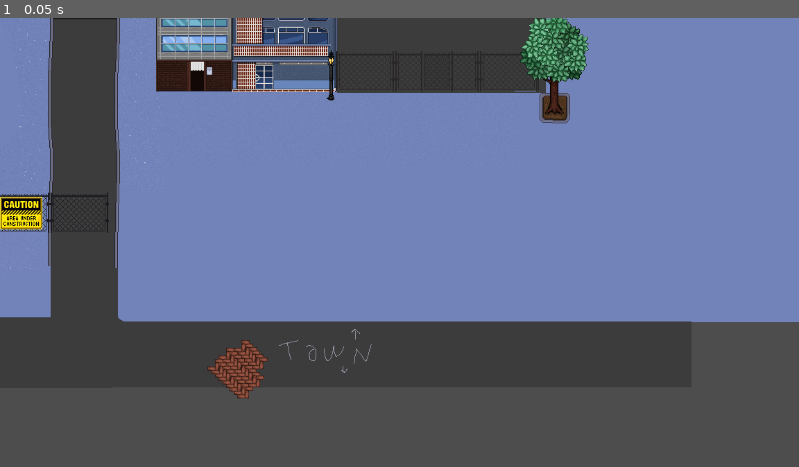
Above: before the commit, frame 1.
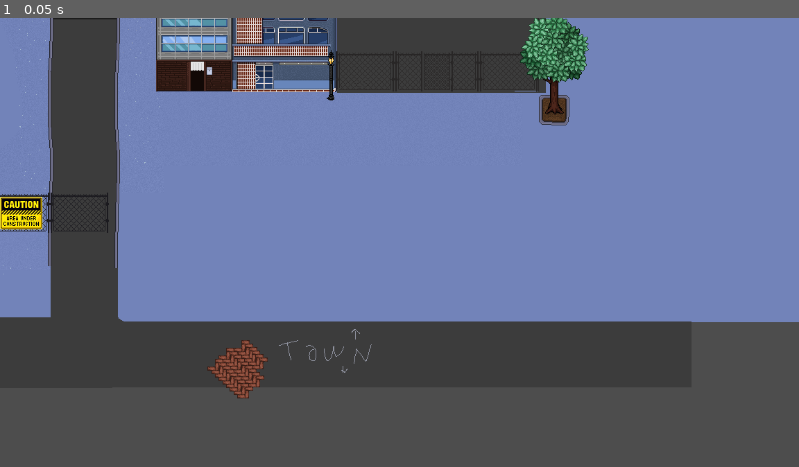
Above: after the commit, the same moment.

Repository: porkbrain/dont-count-the-sheep
Game: Godot game, scene res://assets/scenes/downtown.tscn
Same seed, same stepped clock (60 frames per second), same inputs: the game is played once before the commit and once after it. The project has no main scene, so this scene is started directly.
Inputs:
- Up to frame 1 (0.05 s): no input

The runs differ from the first frame. In frame 1, 0.1% of the frame differs, in the area x 67-72%, y 16-25%.

Commit message:
downtown & emoji
mall dots gone, new bulding, bigger downtown map, emoji atlas updated (second and third emoji in a second row is the animation for 'too awake to go to sleep' or any 'no')

Diff:
--- a/main_game/assets/scenes/downtown.tscn
+++ b/main_game/assets/scenes/downtown.tscn
@@ -1,39 +1,40 @@
-[gd_scene load_steps=39 format=3 uid="uid://dtow2k2vgk8kg"]
-
-[ext_resource type="Texture2D" uid="uid://ctujtb5gwqvre" path="res://assets/downtown/bg.png" id="1_ac7tb"]
-[ext_resource type="Texture2D" uid="uid://kqhfsst8cp0b" path="res://assets/downtown/ac_atlas.png" id="2_vxd7e"]
-[ext_resource type="Texture2D" uid="uid://fvsk7527x314" path="res://assets/downtown/water_dispenser.png" id="3_mnq47"]
-[ext_resource type="Texture2D" uid="uid://ccpux3rqyc01t" path="res://assets/downtown/bamboo_rooftop.png" id="4_uahdt"]
-[ext_resource type="Texture2D" uid="uid://cve0p1fj5bjp3" path="res://assets/downtown/recycle_bin.png" id="5_her3o"]
-[ext_resource type="Texture2D" uid="uid://c7pfatjf403l5" path="res://assets/downtown/cone.png" id="6_4cklq"]
-[ext_resource type="Texture2D" uid="uid://bmy3x3gvi867d" path="res://assets/downtown/black_bin.png" id="7_p1j5y"]
-[ext_resource type="Texture2D" uid="uid://d1y5l8pmrdloy" path="res://assets/downtown/robot.png" id="8_s4pbl"]
-[ext_resource type="Texture2D" uid="uid://dlc054120cn8l" path="res://assets/downtown/swing.png" id="9_gwh2v"]
-[ext_resource type="Texture2D" uid="uid://b75yq8snj53yw" path="res://assets/downtown/trashcan_tables.png" id="10_nyc25"]
-[ext_resource type="Texture2D" uid="uid://d2v4j1m6u8ek1" path="res://assets/environment/beer.png" id="11_e3pff"]
-[ext_resource type="Texture2D" uid="uid://djc7g7t6dy3wa" path="res://assets/downtown/truck.png" id="12_mwj3x"]
-[ext_resource type="Texture2D" uid="uid://dh2sjhvbvlj0y" path="res://assets/downtown/tree.png" id="13_7q235"]
-[ext_resource type="Texture2D" uid="uid://c6bjetxf4tjpq" path="res://assets/downtown/mall.png" id="13_jgs6s"]
-[ext_resource type="Texture2D" uid="uid://b54rhfp4mdr1d" path="res://assets/downtown/lamp.png" id="14_8uy80"]
-[ext_resource type="Texture2D" uid="uid://7iyu03tse1f0" path="res://assets/downtown/briza.png" id="16_xr53b"]
-[ext_resource type="Texture2D" uid="uid://cpagv4vgk17ov" path="res://assets/downtown/wired_fence.png" id="17_5ai3x"]
-[ext_resource type="Texture2D" uid="uid://d28l4plhavno" path="res://assets/downtown/front_field.png" id="18_yr0u5"]
-[ext_resource type="Texture2D" uid="uid://deq70sixg36ra" path="res://assets/downtown/house_plantshoptrio.png" id="19_fdu3c"]
-[ext_resource type="Texture2D" uid="uid://dqvep7ugj5h2e" path="res://assets/downtown/tree_pot.png" id="20_kpivv"]
-[ext_resource type="Texture2D" uid="uid://dj4h0df73poo0" path="res://assets/downtown/compound_gate.png" id="20_o0xfm"]
-[ext_resource type="Texture2D" uid="uid://c3jrebwaemnlt" path="res://assets/downtown/umbrella_chair.png" id="20_sy6x1"]
-[ext_resource type="Texture2D" uid="uid://dpj7jnsvxyfvt" path="res://assets/environment/water_bottle_half.png" id="21_8m32a"]
-[ext_resource type="Texture2D" uid="uid://bodg01kctbo3d" path="res://assets/downtown/praha_building.png" id="21_sq8gl"]
-[ext_resource type="Texture2D" uid="uid://crl8brm7m7obp" path="res://assets/downtown/building_duo.png" id="22_bl5xi"]
-[ext_resource type="Texture2D" uid="uid://dm414iyf3bdnr" path="res://assets/downtown/construction_site_sign.png" id="22_m6eml"]
-[ext_resource type="Texture2D" uid="uid://cvpb63r4tafm8" path="res://assets/downtown/tower.png" id="23_7ng4s"]
-[ext_resource type="Texture2D" uid="uid://cjkde3a6ochx7" path="res://assets/downtown/barn.png" id="23_av7fi"]
-[ext_resource type="Texture2D" uid="uid://ctd21n83m0nwc" path="res://assets/downtown/clinic.png" id="25_ukjmq"]
-[ext_resource type="Texture2D" uid="uid://cyd2vttksmhrg" path="res://assets/downtown/zabradli.png" id="26_nm5hp"]
-[ext_resource type="Texture2D" uid="uid://d4d4x4dbmu2f" path="res://assets/downtown/big_tree.png" id="28_6tavv"]
-[ext_resource type="Texture2D" uid="uid://dqqvboiu7sjg4" path="res://assets/downtown/jehlicnan.png" id="29_j62ep"]
-[ext_resource type="Texture2D" uid="uid://d2ainwkym4lxy" path="res://assets/downtown/fancy_stairs.png" id="32_01aim"]
-[ext_resource type="Texture2D" uid="uid://04yhpl0qtq7g" path="res://assets/downtown/fancy_sloupky.png" id="33_lx3i7"]
+[gd_scene load_steps=40 format=3 uid="uid://dtow2k2vgk8kg"]
+
+[ext_resource type="Texture2D" uid="uid://b5pepyrbokdp7" path="res://assets/downtown/bg.png" id="1_ac7tb"]
+[ext_resource type="Texture2D" uid="uid://dhtpl0f15gojd" path="res://assets/downtown/ac_atlas.png" id="2_vxd7e"]
+[ext_resource type="Texture2D" uid="uid://od7278drijk8" path="res://assets/downtown/water_dispenser.png" id="3_mnq47"]
+[ext_resource type="Texture2D" uid="uid://bwt8l2nfovdrb" path="res://assets/downtown/bamboo_rooftop.png" id="4_uahdt"]
+[ext_resource type="Texture2D" uid="uid://5ywhhdx6rx7r" path="res://assets/downtown/recycle_bin.png" id="5_her3o"]
+[ext_resource type="Texture2D" uid="uid://b8xgrwspdhoao" path="res://assets/downtown/cone.png" id="6_4cklq"]
+[ext_resource type="Texture2D" uid="uid://clp5emmiqqigh" path="res://assets/downtown/black_bin.png" id="7_p1j5y"]
+[ext_resource type="Texture2D" uid="uid://cnd2np6d33oqh" path="res://assets/downtown/robot.png" id="8_s4pbl"]
+[ext_resource type="Texture2D" uid="uid://hmoa0kdonp88" path="res://assets/downtown/swing.png" id="9_gwh2v"]
+[ext_resource type="Texture2D" uid="uid://bdn0jfgw4tpeg" path="res://assets/downtown/trashcan_tables.png" id="10_nyc25"]
+[ext_resource type="Texture2D" uid="uid://cskl5m8h5o3n8" path="res://assets/environment/beer.png" id="11_e3pff"]
+[ext_resource type="Texture2D" uid="uid://qjb3dquepnch" path="res://assets/downtown/truck.png" id="12_mwj3x"]
+[ext_resource type="Texture2D" uid="uid://cs4xyldoxgtxg" path="res://assets/downtown/tree.png" id="13_7q235"]
+[ext_resource type="Texture2D" uid="uid://djrcy48yl8ego" path="res://assets/downtown/mall.png" id="13_jgs6s"]
+[ext_resource type="Texture2D" uid="uid://b7r70khewajh0" path="res://assets/downtown/lamp.png" id="14_8uy80"]
+[ext_resource type="Texture2D" uid="uid://d3swa0vc5iitv" path="res://assets/downtown/briza.png" id="16_xr53b"]
+[ext_resource type="Texture2D" uid="uid://lgsyrvis4y80" path="res://assets/downtown/wired_fence.png" id="17_5ai3x"]
+[ext_resource type="Texture2D" uid="uid://bneahsxtb6wpe" path="res://assets/downtown/front_field.png" id="18_yr0u5"]
+[ext_resource type="Texture2D" uid="uid://bq3fw5e27w801" path="res://assets/downtown/house_plantshoptrio.png" id="19_fdu3c"]
+[ext_resource type="Texture2D" uid="uid://brvijlucyh2jx" path="res://assets/downtown/tree_pot.png" id="20_kpivv"]
+[ext_resource type="Texture2D" uid="uid://dcl4guw8e72nh" path="res://assets/downtown/compound_gate.png" id="20_o0xfm"]
+[ext_resource type="Texture2D" uid="uid://bbvuyahml5l4l" path="res://assets/downtown/umbrella_chair.png" id="20_sy6x1"]
+[ext_resource type="Texture2D" uid="uid://ufn4rnxo8e62" path="res://assets/environment/water_bottle_half.png" id="21_8m32a"]
+[ext_resource type="Texture2D" uid="uid://bmbgymdlgia22" path="res://assets/downtown/praha_building.png" id="21_sq8gl"]
+[ext_resource type="Texture2D" uid="uid://bs5503nvkypsp" path="res://assets/downtown/building_duo.png" id="22_bl5xi"]
+[ext_resource type="Texture2D" uid="uid://dy8urm75tam2x" path="res://assets/downtown/construction_site_sign.png" id="22_m6eml"]
+[ext_resource type="Texture2D" uid="uid://bqhuebro50e5n" path="res://assets/downtown/tower.png" id="23_7ng4s"]
+[ext_resource type="Texture2D" uid="uid://closy5vs11rwm" path="res://assets/downtown/barn.png" id="23_av7fi"]
+[ext_resource type="Texture2D" uid="uid://m2ycv8ggd4ho" path="res://assets/downtown/clinic.png" id="25_ukjmq"]
+[ext_resource type="Texture2D" uid="uid://vyq68glbbaiv" path="res://assets/downtown/zabradli.png" id="26_nm5hp"]
+[ext_resource type="Texture2D" uid="uid://uuxhgpjap208" path="res://assets/downtown/big_tree.png" id="28_6tavv"]
+[ext_resource type="Texture2D" uid="uid://c8vxwyyvlctic" path="res://assets/downtown/jehlicnan.png" id="29_j62ep"]
+[ext_resource type="Texture2D" uid="uid://c85luubin2ham" path="res://assets/downtown/fancy_stairs.png" id="32_01aim"]
+[ext_resource type="Texture2D" uid="uid://dxokrosjob4s5" path="res://assets/downtown/fancy_sloupky.png" id="33_lx3i7"]
+[ext_resource type="Texture2D" uid="uid://dsdky0twwr6jh" path="res://assets/downtown/blue_clinic.png" id="35_ecxbn"]
 
 [sub_resource type="AtlasTexture" id="AtlasTexture_5i4a5"]
 atlas = ExtResource("2_vxd7e")
@@ -68,7 +69,7 @@
 
 [node name="DowntownBg" type="Sprite2D" parent="."]
 z_index = -5
-position = Vector2(242, 380)
+position = Vector2(242, 480)
 texture = ExtResource("1_ac7tb")
 
 [node name="CompoundRoot" type="Node2D" parent="."]
@@ -346,7 +347,7 @@
 
 [node name="TreePot" type="Sprite2D" parent="Block2Root/Tree3"]
 z_index = -1
-position = Vector2(0, 65)
+position = Vector2(0, 69)
 texture = ExtResource("20_kpivv")
 
 [node name="Lamp" type="Sprite2D" parent="Block2Root"]
@@ -376,7 +377,7 @@
 
 [node name="TreePot" type="Sprite2D" parent="Block2Root/PrahaBuilding/Tree2"]
 z_index = -1
-position = Vector2(1, 64)
+position = Vector2(1, 68)
 texture = ExtResource("20_kpivv")
 
 [node name="FancyStairs" type="Sprite2D" parent="Block2Root"]
@@ -444,7 +445,7 @@
 
 [node name="TreePot" type="Sprite2D" parent="Block1Root/Tree"]
 z_index = -1
-position = Vector2(1, 64)
+position = Vector2(0, 67)
 texture = ExtResource("20_kpivv")
 
 [node name="PlayerApartmentBuildingEntrance" type="Node2D" parent="Block1Root"]
@@ -547,3 +548,23 @@
 
 [node name="YSort" type="Node2D" parent="ShoreRoot/Swing"]
 position = Vector2(0, 24)
+
+[node name="BlueClinic" type="Sprite2D" parent="."]
+position = Vector2(-930, 962)
+texture = ExtResource("35_ecxbn")
+
+[node name="Lamp" type="Sprite2D" parent="."]
+position = Vector2(-1000, 1016)
+texture = ExtResource("14_8uy80")
+
+[node name="Tree" type="Sprite2D" parent="."]
+position = Vector2(499, 770)
+texture = ExtResource("13_7q235")
+
+[node name="YSort" type="Node2D" parent="Tree"]
+position = Vector2(0, 69)
+
+[node name="TreePot" type="Sprite2D" parent="Tree"]
+z_index = -1
+position = Vector2(1, 68)
+texture = ExtResource("20_kpivv")
Binary file changed: main_game/assets/characters/atlases/winnie1.png
Binary file changed: main_game/assets/downtown/bg.png
Binary file added: main_game/assets/downtown/blue_clinic.png
Binary file changed: main_game/assets/downtown/clinic.png
Binary file changed: main_game/assets/downtown/mall.png
Binary file changed: main_game/assets/misc/emoji_atlas.png
